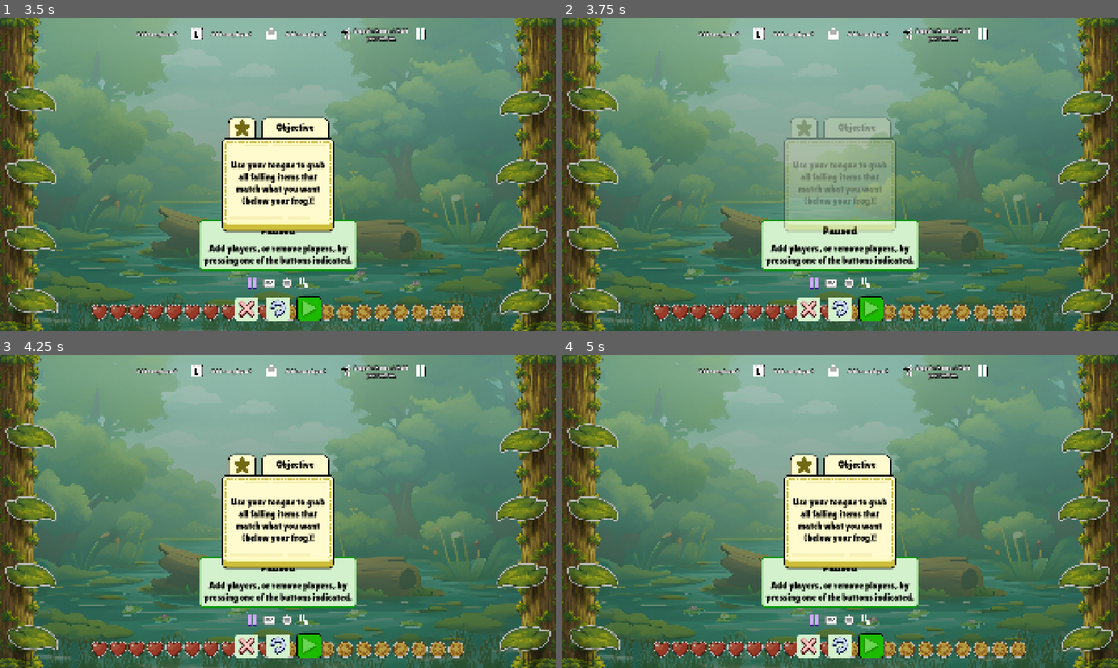
Above: before the commit, frames 1-4 (two rows, left to right).
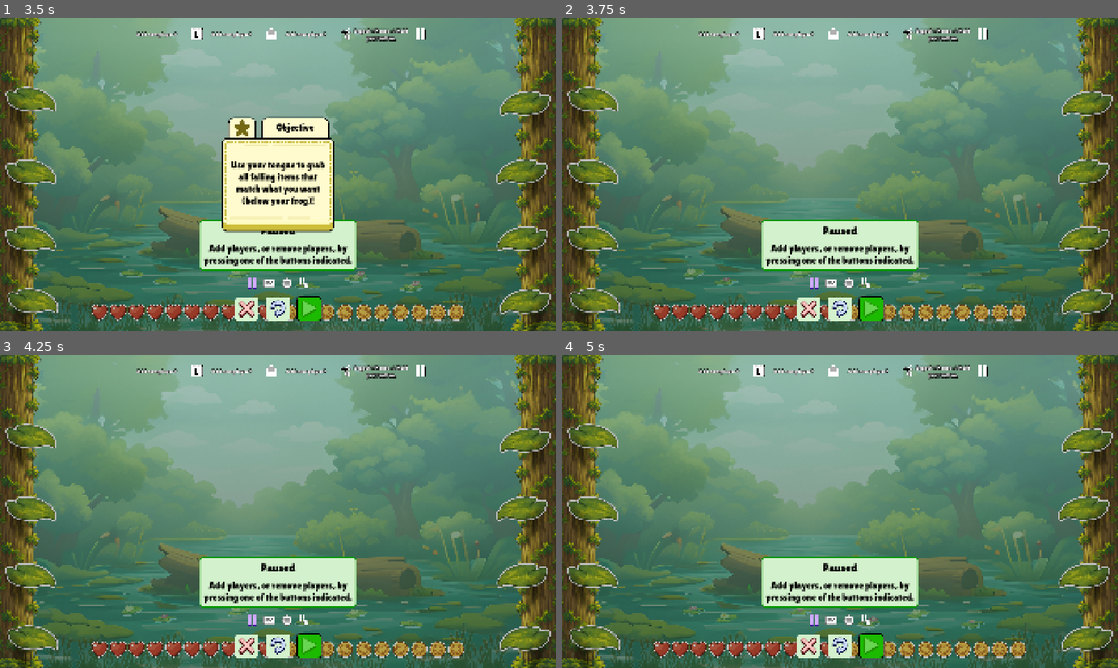
Above: after the commit, the same moments.

Repository: Pandaqi/tongue-attack
Game: Godot game, scene res://pq-obg/game_loop/menu/menu.tscn
Same seed, same stepped clock (60 frames per second), same inputs: the game is played once before the commit and once after it. The engine's default icon, where the game draws it, is replaced by a stand-in: a white triangle on a blue panel in a dark square.
Inputs (mouse positions are in pixels of both pictures, inside the frame that each line leads up to):
- Up to frame 1 (3.5 s): click "Play" at 0.5 s; click (244, 309) at 1.25 s; click "Play" at 2 s; click (278, 309) at 2.75 s
- Up to frame 2 (3.75 s): click (840, 309) at 3.5 s
- Up to frame 3 (4.25 s): no input
- Up to frame 4 (5 s): click (840, 646) at 4.25 s

Frame 1 is identical in both runs. In frame 2, 6.1% of the frame differs, in the area x 39-61%, y 32-69%; in frame 3, 7.2%, in the area x 39-61%, y 31-69%; in frame 4, 7.2%.

Commit message:
Okay it was done, until I noticed some more stuff
Better score handling + finish devlog (see notes). Then it should REALLY be done.

Diff:
--- a/pq-obg/audio/audio_manager.gd
+++ b/pq-obg/audio/audio_manager.gd
@@ -35,10 +35,23 @@
 		AudioServer.add_bus()
 		AudioServer.set_bus_name(AudioServer.bus_count-1, bus_name)
 
+static func fade_in(ap:AudioStreamPlayer, dur := 1.0) -> Tween:
+	ap.volume_db = linear_to_db(0.0001)
+	var tw := ap.get_tree().create_tween()
+	tw.tween_property(ap, "volume_db", linear_to_db(1.0), dur)
+	return tw
+
+static func fade_out(ap:AudioStreamPlayer, dur := 1.0) -> Tween:
+	ap.volume_db = linear_to_db(1.0)
+	var tw := ap.get_tree().create_tween()
+	tw.tween_property(ap, "volume_db", linear_to_db(0.0001), dur)
+	return tw
+
 func create_ui_audio() -> void:
 	ui_audio = AudioStreamPlayer.new()
 	ui_audio.bus = "UI"
 	add_child(ui_audio)
+	fade_in(ui_audio)
 
 	var stream = AudioStreamPolyphonic.new()
 	stream.polyphony = 32
@@ -86,6 +99,7 @@
 
 	bg_audio = node
 	add_child(node)
+	fade_in(bg_audio)
 
 	pick_next_bg_music()
 
--- a/pq-obg/game_loop/game_over/game_over_data.gd
+++ b/pq-obg/game_loop/game_over/game_over_data.gd
@@ -17,3 +17,6 @@
 
 func get_message() -> String:
 	return message
+
+func has_specific_winning_player() -> bool:
+	return winning_player != null
--- a/pq-obg/game_loop/game_over/game_over_menu/game_over_menu.gd
+++ b/pq-obg/game_loop/game_over/game_over_menu/game_over_menu.gd
@@ -7,6 +7,7 @@
 @export var forward_btn : Button
 @export var anim_player : AnimationPlayer
 @export var overlay : Control
+@export var texture_emoji : TextureRect
 
 @export var audio_player : AudioStreamPlayer
 
@@ -21,6 +22,10 @@
 
 	audio_player.stream = Global.config_system.audio_game_win if data.we_won else Global.config_system.audio_game_loss
 	audio_player.play()
+
+	texture_emoji.texture = Global.config_system.emoji_good if data.we_won else Global.config_system.emoji_bad
+	if data.has_specific_winning_player():
+		texture_emoji.hide()
 
 	label_header.add_theme_font_override("font", Global.theme.get_font(ThemeManager.FontType.HEADING))
 
@@ -37,8 +42,8 @@
 
 func _on_backward_pressed() -> void:
 	get_tree().paused = false
-	get_tree().change_scene_to_file("res://pq-obg/game_loop/menu/menu.tscn")
+	Global.goto_menu()
 
 func _on_forward_pressed() -> void:
 	get_tree().paused = false
-	get_tree().reload_current_scene()
+	Global.reload_game()
--- a/pq-obg/game_loop/game_over/game_over_menu/game_over_menu.tscn
+++ b/pq-obg/game_loop/game_over/game_over_menu/game_over_menu.tscn
@@ -2,6 +2,7 @@
 
 [ext_resource type="Script" uid="uid://b25ccsfw7vw2c" path="res://pq-obg/game_loop/game_over/game_over_menu/game_over_menu.gd" id="1_ravx0"]
 [ext_resource type="PackedScene" uid="uid://dgfewhemw8ofh" path="res://pq-obg/game_loop/pause/pause_overlay.tscn" id="3_6j8hq"]
+[ext_resource type="Texture2D" uid="uid://denhjxnkoyllf" path="res://pq-obg/ui/emojis/smiley-happy.png" id="3_g07cm"]
 [ext_resource type="Theme" uid="uid://ba2lixeo4d30y" path="res://pq-obg/ui/default_theme.tres" id="4_1sfma"]
 [ext_resource type="Texture2D" uid="uid://b3xoiwk76ch5f" path="res://pq-obg/ui/textures/icon_quit.tres" id="6_7opj1"]
 [ext_resource type="Texture2D" uid="uid://cikhqhc0hfaxm" path="res://pq-obg/ui/textures/icon_play.tres" id="7_ln71r"]
@@ -42,7 +43,7 @@
 &"go_fade": SubResource("Animation_xng78")
 }
 
-[node name="GameOverMenu" type="Control" unique_id=721452580 node_paths=PackedStringArray("sub_container", "label_header", "label_explanation", "forward_btn", "anim_player", "overlay", "audio_player")]
+[node name="GameOverMenu" type="Control" unique_id=721452580 node_paths=PackedStringArray("sub_container", "label_header", "label_explanation", "forward_btn", "anim_player", "overlay", "texture_emoji", "audio_player")]
 layout_mode = 3
 anchors_preset = 15
 anchor_right = 1.0
@@ -59,6 +60,7 @@
 forward_btn = NodePath("CenterContainer/MarginContainer/VBoxContainer/HBoxContainer/Forward")
 anim_player = NodePath("AnimationPlayer")
 overlay = NodePath("Overlay")
+texture_emoji = NodePath("CenterContainer/MarginContainer/VBoxContainer/TextureEmoji")
 audio_player = NodePath("AudioStreamPlayer")
 
 [node name="Overlay" parent="." unique_id=790026089 instance=ExtResource("3_6j8hq")]
@@ -83,8 +85,16 @@
 theme_override_constants/margin_bottom = 12
 
 [node name="VBoxContainer" type="VBoxContainer" parent="CenterContainer/MarginContainer" unique_id=1644897548]
+custom_minimum_size = Vector2(34, 0)
 layout_mode = 2
 mouse_filter = 2
+
+[node name="TextureEmoji" type="TextureRect" parent="CenterContainer/MarginContainer/VBoxContainer" unique_id=86684791]
+layout_mode = 2
+size_flags_vertical = 3
+texture = ExtResource("3_g07cm")
+expand_mode = 4
+stretch_mode = 5
 
 [node name="PanelContainer" type="PanelContainer" parent="CenterContainer/MarginContainer/VBoxContainer" unique_id=366350373]
 layout_mode = 2
--- a/pq-obg/game_loop/menu/main_menu.gd
+++ b/pq-obg/game_loop/menu/main_menu.gd
@@ -37,10 +37,7 @@
 		child.release_focus()
 
 func _on_play_pressed() -> void:
-	var game_scene := "res://" + Global.config_system.game_id + "/main.tscn"
-	if Global.config_system.game_scene:
-		game_scene = "res://" + Global.config_system.game_scene
-	get_tree().change_scene_to_file(game_scene)
+	Global.goto_game()
 
 func _on_settings_pressed() -> void:
 	set_visible(false)
--- a/pq-obg/settings/config_system_data.gd
+++ b/pq-obg/settings/config_system_data.gd
@@ -8,7 +8,7 @@
 @export var game_author : String = "Tiamo Pastoor"
 @export var language_default := "en"
 @export var game_scene : String
-@export var fullscreen := true
+@export var fullscreen := false
 
 @export_group("Settings")
 # resources for SettingTabs to display
@@ -148,6 +148,8 @@
 @export var tutorial_enabled := true
 @export var tutorials : Array[TutorialStage] = []
 @export var tutorials_debug : Array[TutorialStage] = []
+@export var tutorial_hide_after_x_reloads := 2
+@export var tutorial_hide_after_x_plays := 12
 @export var tutorial_delay := 6.0 # seconds before next tutorial appears
 @export var tutorial_delay_remove := 12.0 # seconds before that tutorial fades away again
 @export var tutorial_scale := 1.0
@@ -163,6 +165,8 @@
 @export_subgroup("Pause & GameOver Menu")
 @export var pause_menu_width := 512.0
 @export var pause_menu_anchor := ScreenAnchorTool.Anchor.BOTTOM
+@export var emoji_good := preload("res://pq-obg/ui/emojis/smiley-happy.png")
+@export var emoji_bad := preload("res://pq-obg/ui/emojis/smiley-sad.png")
 
 @export_subgroup("Button Instructions")
 @export var button_instructions_anchor := ScreenAnchorTool.Anchor.TOP
--- a/pq-obg/settings/default/setting_fullscreen.tres
+++ b/pq-obg/settings/default/setting_fullscreen.tres
@@ -7,5 +7,4 @@
 type_display = 4
 key = "fullscreen"
 label = "ST_FULLSCREEN"
-default = "false"
 callback = "DisplayServer.window_set_mode(DisplayServer.WINDOW_MODE_FULLSCREEN if v else DisplayServer.WINDOW_MODE_WINDOWED)"
--- a/pq-obg/settings/default/setting_input_keyboard.tres
+++ b/pq-obg/settings/default/setting_input_keyboard.tres
@@ -7,5 +7,4 @@
 type_display = 4
 key = "input_allow_keyboard"
 label = "ST_ALLOW_KEYBOARD"
-default = "true"
 needs_input_refresh = true
--- a/pq-obg/settings/default/setting_input_login.tres
+++ b/pq-obg/settings/default/setting_input_login.tres
@@ -7,4 +7,3 @@
 type_display = 4
 key = "input_login_while_playing"
 label = "ST_ALLOW_DYN_LOGIN"
-default = "true"
--- a/pq-obg/settings/default/setting_input_logout.tres
+++ b/pq-obg/settings/default/setting_input_logout.tres
@@ -7,5 +7,3 @@
 type_display = 4
 key = "input_logout_while_playing"
 label = "ST_ALLOW_DYN_LOGOUT"
-section = "shared"
-default = "true"
--- a/pq-obg/settings/default/setting_input_mouse.tres
+++ b/pq-obg/settings/default/setting_input_mouse.tres
@@ -7,6 +7,4 @@
 type_display = 4
 key = "input_allow_mouse"
 label = "ST_ALLOW_MOUSE"
-section = "shared"
-default = "true"
 needs_input_refresh = true
--- a/pq-obg/settings/default/setting_input_touch.tres
+++ b/pq-obg/settings/default/setting_input_touch.tres
@@ -7,6 +7,4 @@
 type_display = 4
 key = "input_allow_touch"
 label = "ST_ALLOW_TOUCH"
-section = "shared"
-default = "true"
 needs_input_refresh = true
--- a/pq-obg/settings/setting.gd
+++ b/pq-obg/settings/setting.gd
@@ -104,8 +104,11 @@
 	_on_value_changed(get_default())
 	force_update_control()
 
+func get_label_sanitized() -> String:
+	return label.strip_edges(true, true)
+
 func get_tooltip_key() -> String:
-	var id := label + "_TT"
+	var id := get_label_sanitized() + "_TT"
 	var is_translatable := tr(id) != id
 	if is_translatable: return id
 	return ""
@@ -156,7 +159,7 @@
 		control_node = cb
 
 		cb.size_flags_horizontal = Control.SIZE_EXPAND_FILL
-		cb.set_text(label)
+		cb.set_text(get_label_sanitized())
 		cb.toggled.connect(_on_value_changed)
 
 	if type == Type.RANGE or type == Type.RANGE_DISCRETE:
@@ -213,7 +216,7 @@
 
 func create_label_node() -> Label:
 	label_node = Label.new()
-	label_node.set_text(label)
+	label_node.set_text(get_label_sanitized())
 	label_node.custom_minimum_size = Vector2(348, 0)
 	label_node.autowrap_mode = TextServer.AUTOWRAP_WORD_SMART
 	return label_node
--- a/pq-obg/state/global.gd
+++ b/pq-obg/state/global.gd
@@ -8,6 +8,18 @@
 var theme : ThemeManager
 var tween : TweenManager
 var state : StateManager
+
+enum GameLoopState
+{
+	LOADING,
+	MENU,
+	GAME,
+	GAMEOVER
+}
+
+var num_plays := 0
+var num_reloads := 0
+var game_loop_state := GameLoopState.LOADING
 
 @warning_ignore("unused_signal")
 signal pause_mode_change()
@@ -27,3 +39,34 @@
 
 	tween = TweenManager.new()
 	add_child(tween)
+
+func _ready() -> void:
+	set_state(GameLoopState.MENU)
+
+func get_game_scene() -> String:
+	var game_scene : String = "res://" + Global.config_system.game_id + "/main.tscn"
+	if Global.config_system.game_scene:
+		game_scene = "res://" + Global.config_system.game_scene
+	return game_scene
+
+func set_state(gls:GameLoopState) -> void:
+	game_loop_state = gls
+
+func goto_menu() -> void:
+	num_reloads = 0
+	set_state(GameLoopState.MENU)
+	get_tree().change_scene_to_file("res://pq-obg/game_loop/menu/menu.tscn")
+
+func reload_game() -> void:
+	num_reloads += 1
+	set_state(GameLoopState.GAME)
+	get_tree().reload_current_scene()
+
+func goto_game() -> void:
+	num_plays += 1
+	set_state(GameLoopState.GAME)
+	get_tree().change_scene_to_file(get_game_scene())
+
+func goto_game_over() -> void:
+	set_state(GameLoopState.GAMEOVER)
+	get_tree().change_scene_to_file("res://pq-obg/game_loop/game_over/game_over.tscn")
--- a/pq-obg/state/state.gd
+++ b/pq-obg/state/state.gd
@@ -90,13 +90,10 @@
 	change_state(GameState.POSTGAME)
 
 	if game_over_goes_to_new_scene:
-		get_tree().change_scene_to_file("res://pq-obg/game_loop/game_over/game_over.tscn")
+		Global.goto_game_over()
 		return
 
 	game_over_menu.activate(go)
-
-func goto_main_menu() -> void:
-	get_tree().change_scene_to_file("res://pq-obg/game_loop/menu/menu.tscn")
 
 func _unhandled_input(ev:InputEvent) -> void:
 	if not paused and ev.is_action_released("ui_backward"):
@@ -104,11 +101,11 @@
 
 func _on_backward_pressed() -> void:
 	set_paused(false)
-	goto_main_menu()
+	Global.goto_menu()
 
 func _on_forward_pressed() -> void:
 	set_paused(false)
 
 func _on_restart_pressed() -> void:
 	set_paused(false)
-	get_tree().reload_current_scene()
+	Global.reload_game()
--- a/pq-obg/state/state_manager.gd
+++ b/pq-obg/state/state_manager.gd
@@ -34,7 +34,7 @@
 	if is_value_unset(val) and (s.key in Global.config_system):
 		val = Global.config_system[s.key]
 
-	# if still nothing, use default
+	# if still nothing, use default manually saved inside setting resource
 	if is_value_unset(val):
 		val = s.get_default()
 
--- a/pq-obg/tutorial/tutorial.gd
+++ b/pq-obg/tutorial/tutorial.gd
@@ -15,7 +15,8 @@
 var num_times_shown := 0 # this means WITHIN THE SAME GAME (so when players pause/resume several times)
 
 func _ready() -> void:
-	enabled = Global.config_system.tutorial_enabled
+	enabled = Global.config_system.tutorial_enabled and Global.num_reloads < Global.config_system.tutorial_hide_after_x_reloads and Global.num_plays < Global.config_system.tutorial_hide_after_x_plays
+
 	if not enabled: hide()
 	timer.timeout.connect(_on_timer_timeout)
 	prepare_sprites()
--- a/pq-obg/tutorial/tutorial_sprite.gd
+++ b/pq-obg/tutorial/tutorial_sprite.gd
@@ -52,7 +52,7 @@
 	label_content.add_theme_font_size_override("font_size", Global.config_system.tutorial_content_font_size)
 	label_content.set_text("This is an empty tutorial screen.")
 	if stage.content:
-		label_content.set_text(stage.content)
+		label_content.set_text(get_content_sanitized())
 
 	texture_background.texture = backgrounds[stage.type]
 
@@ -63,6 +63,9 @@
 		texture_content.texture = stage.texture
 
 	hide()
+
+func get_content_sanitized() -> String:
+	return stage.content.strip_edges(true, true)
 
 func refresh_size(factor:float) -> void:
 	custom_minimum_size = panel_size
--- a/pq-obg/ui/theme_manager.gd
+++ b/pq-obg/ui/theme_manager.gd
@@ -218,6 +218,9 @@
 	th.set_color("font_pressed_color", "CheckButton", cfg.color_normal_text)
 	th.set_color("font_hover_pressed_color", "CheckButton", cfg.color_normal_text)
 
+	th.set_icon("checked", "CheckButton", preload("res://pq-obg/ui/theme/checked.png"))
+	th.set_icon("unchecked", "CheckButton", preload("res://pq-obg/ui/theme/unchecked.png"))
+
 	#
 	# Label
 	#
@@ -272,6 +275,9 @@
 	th.set_stylebox("grabber_area", "HSlider", sb_normal)
 	th.set_stylebox("grabber_area_highlight", "HSlider", sb_focus)
 	th.set_stylebox("slider", "HSlider", sb_hover)
+	th.set_icon("grabber", "HSlider", preload("res://pq-obg/ui/theme/grabber-normal.png"))
+	th.set_icon("grabber_disabled", "HSlider", preload("res://pq-obg/ui/theme/grabber-disabled.png"))
+	th.set_icon("grabber_highlight", "HSlider", preload("res://pq-obg/ui/theme/grabber-highlight.png"))
 
 	#
 	# MarginContainer
--- a/project.godot
+++ b/project.godot
@@ -10,7 +10,7 @@
 
 [application]
 
-config/name="tongue-attack"
+config/name="froggy-feast"
 run/main_scene="uid://cgdjav32fnyi8"
 config/features=PackedStringArray("4.6", "GL Compatibility")
 config/icon="uid://pwp1f5u25xsf"
--- a/tongue-attack/frogs/frog.gd
+++ b/tongue-attack/frogs/frog.gd
@@ -32,7 +32,7 @@
 
 	module_input.visualizers_refreshed.connect(_on_visualizers_refreshed)
 
-	module_tongue.tongue_changed.connect(module_collect.update_area)
+	module_tongue.tongue_changed.connect(module_collect.update_areas)
 	module_tongue.state_changed.connect(module_visuals.update_state)
 	module_tongue.fully_extended.connect(_on_tongue_fully_extended)
 	module_collect.collected.connect(module_desires._on_collected)
--- a/tongue-attack/frogs/frog.tscn
+++ b/tongue-attack/frogs/frog.tscn
@@ -227,21 +227,30 @@
 root_node = NodePath("../../ModuleTongue")
 libraries/ = SubResource("AnimationLibrary_1os0u")
 
-[node name="ModuleCollect" type="Node2D" parent="." unique_id=937267879 node_paths=PackedStringArray("entity", "area", "col_shape", "module_desires", "module_tongue", "audio_collect", "audio_good", "audio_bad")]
+[node name="ModuleCollect" type="Node2D" parent="." unique_id=937267879 node_paths=PackedStringArray("entity", "area_good", "col_shape_good", "area_bad", "col_shape_bad", "module_desires", "module_tongue", "audio_collect", "audio_good", "audio_bad")]
 script = ExtResource("4_4nyue")
 entity = NodePath("..")
-area = NodePath("Area2D")
-col_shape = NodePath("Area2D/CollisionShape2D")
-thickness = 32.0
+area_good = NodePath("AreaGood")
+col_shape_good = NodePath("AreaGood/CollisionShape2D")
+area_bad = NodePath("AreaBad")
+col_shape_bad = NodePath("AreaBad/CollisionShape2D")
+thickness_good = 52.0
+thickness_bad = 8.0
+extra_length_bad = -128.0
 module_desires = NodePath("../ModuleDesires")
 module_tongue = NodePath("../ModuleTongue")
 audio_collect = NodePath("AudioCollect")
 audio_good = NodePath("AudioGood")
 audio_bad = NodePath("AudioBad")
 
-[node name="Area2D" type="Area2D" parent="ModuleCollect" unique_id=1187116116]
-
-[node name="CollisionShape2D" type="CollisionShape2D" parent="ModuleCollect/Area2D" unique_id=1682473645]
+[node name="AreaGood" type="Area2D" parent="ModuleCollect" unique_id=1187116116]
+
+[node name="CollisionShape2D" type="CollisionShape2D" parent="ModuleCollect/AreaGood" unique_id=1682473645]
+shape = SubResource("RectangleShape2D_nt2bq")
+
+[node name="AreaBad" type="Area2D" parent="ModuleCollect" unique_id=253628427]
+
+[node name="CollisionShape2D" type="CollisionShape2D" parent="ModuleCollect/AreaBad" unique_id=1864036905]
 shape = SubResource("RectangleShape2D_nt2bq")
 
 [node name="AudioGood" type="AudioStreamPlayer2D" parent="ModuleCollect" unique_id=1587474182]
--- a/tongue-attack/frogs/module_collect.gd
+++ b/tongue-attack/frogs/module_collect.gd
@@ -2,10 +2,17 @@
 class_name ModuleCollect
 
 @export var entity : Frog
-@export var area : Area2D
-@export var col_shape : CollisionShape2D
-@export var thickness := 16.0
+@export var area_good : Area2D
+@export var col_shape_good : CollisionShape2D
+
+@export var area_bad : Area2D
+@export var col_shape_bad : CollisionShape2D
+
+@export var thickness_good := 32.0
+@export var thickness_bad := 12.0
 @export var offset_y := 16.0
+@export var extra_length_good := 64.0
+@export var extra_length_bad := -192.0
 
 @export var module_desires : ModuleDesires
 @export var module_tongue : ModuleTongue
@@ -19,7 +26,11 @@
 signal collected(c:Collectible, good:bool)
 
 func _ready() -> void:
-	area.body_entered.connect(_on_body_entered)
+	col_shape_good.shape = RectangleShape2D.new()
+	col_shape_bad.shape = RectangleShape2D.new()
+
+	area_good.body_entered.connect(_on_body_entered_good)
+	area_bad.body_entered.connect(_on_body_entered_bad)
 
 func _physics_process(_dt:float) -> void:
 	check_outstanding_collects()
@@ -32,17 +43,28 @@
 		try_collect(col)
 	want_to_collect = []
 
-func update_area(p1:Vector2, p2:Vector2) -> void:
-	var mid := 0.5 * (p1 + p2)
-	var rot := (p2 - p1).angle()
-	var size := p1.distance_to(p2)
+func update_areas(p1:Vector2, p2:Vector2) -> void:
+	var dir_vec := (p2 - p1)
 
-	area.set_position(to_local(mid) + Vector2.UP * offset_y)
-	area.set_rotation(rot)
+	var p2_good := p2 + dir_vec.normalized() * extra_length_good
+	dir_vec = (p2_good - p1)
 
-	var shape := RectangleShape2D.new()
-	shape.size = Vector2(size, thickness)
-	col_shape.shape = shape
+	var mid := 0.5 * (p1 + p2_good)
+	var rot := dir_vec.angle()
+	var size := dir_vec.length()
+
+	area_good.set_position(to_local(mid) + Vector2.UP * offset_y)
+	area_good.set_rotation(rot)
+	col_shape_good.shape.size = Vector2(size, thickness_good)
+
+	var p2_bad := p2 + dir_vec.normalized() * extra_length_bad
+	if size <= absf(extra_length_bad): p2_bad = p1
+	var mid_bad := 0.5 * (p1 + p2_bad)
+	var size_bad := p1.distance_to(p2_bad)
+
+	area_bad.set_position(to_local(mid_bad) + Vector2.UP * offset_y)
+	area_bad.set_rotation(rot)
+	col_shape_bad.shape.size = Vector2(size_bad, thickness_bad)
 
 func can_collect(body:Collectible) -> bool:
 	if not body.can_be_collected(): return false
@@ -51,24 +73,19 @@
 func get_collection_result(body:Collectible) -> bool:
 	return module_desires.matches(body.desire)
 
-func _on_body_entered(body:Node) -> void:
+func _on_body_entered_good(body:Node) -> void:
 	if not (body is Collectible): return
 	var is_good := get_collection_result(body)
+	if not is_good: return
+	want_to_collect.append(body)
 
-	# lots of helpers to "narrowly miss" collecting bad ones
-	# @TODO: REPLACE WITH JUST A SMALLER "BAD COLLECTIBLES AREA"
-	if Global.config.be_generous_with_wrong_collections and (not is_good):
-		# if it's already below our area's Y position, ignore it
-		if body.global_position.y > area.global_position.y: return
+func _on_body_entered_bad(body:Node) -> void:
+	if not (body is Collectible): return
+	var is_good := get_collection_result(body)
+	if is_good: return
 
-		# we use a smaller area
-		var tongue_tip_pos := module_tongue.get_tip_position()
-		var dist_y := absf(body.global_position.y - tongue_tip_pos.y)
-		if dist_y < 0.5 * thickness: return
-
-		# if we're near the end of the the tongue, we might as well have missed it
-		var dist_to_tip : float = body.global_position.distance_to()
-		if dist_to_tip <= 128.0 and module_tongue.state == ModuleTongue.State.RETRACTING: return
+	if Global.config.be_generous_with_wrong_collections:
+		if body.global_position.y >= (area_bad.global_position.y + 2.0*thickness_bad): return
 
 	want_to_collect.append(body)
 
--- a/tongue-attack/settings/config_data.gd
+++ b/tongue-attack/settings/config_data.gd
@@ -37,7 +37,7 @@
 @export var switch_leaves_vertically_on_hold := true
 @export var allow_frog_hopping := false
 
-@export var spawn_collectibles_not_in_play_prob := 0.25 # base prob at single player
+@export var spawn_collectibles_not_in_play_prob := 0.45 # base prob at single player
 
 @export var be_generous_with_wrong_collections := true
 
Not shown, changed: export_presets.cfg
Not shown, added: pq-obg/audio/sfx/game_over_old.ogg.import
Not shown, added: pq-obg/audio/sfx/game_win_old.ogg.import
Not shown: 1 places in pq-obg/settings/default/setting_fullscreen.tres that only renumber resources
Not shown: 1 places in pq-obg/settings/default/setting_input_keyboard.tres that only renumber resources
Not shown: 1 places in pq-obg/settings/default/setting_input_login.tres that only renumber resources
Not shown: 1 places in pq-obg/settings/default/setting_input_logout.tres that only renumber resources
Not shown: 1 places in pq-obg/settings/default/setting_input_mouse.tres that only renumber resources
Not shown: 1 places in pq-obg/settings/default/setting_input_touch.tres that only renumber resources
Binary file added: pq-obg/ui/emojis/smiley-happy.png
Not shown, added: pq-obg/ui/emojis/smiley-happy.png.import
Binary file added: pq-obg/ui/emojis/smiley-sad.png
(and 16 more such lines)
